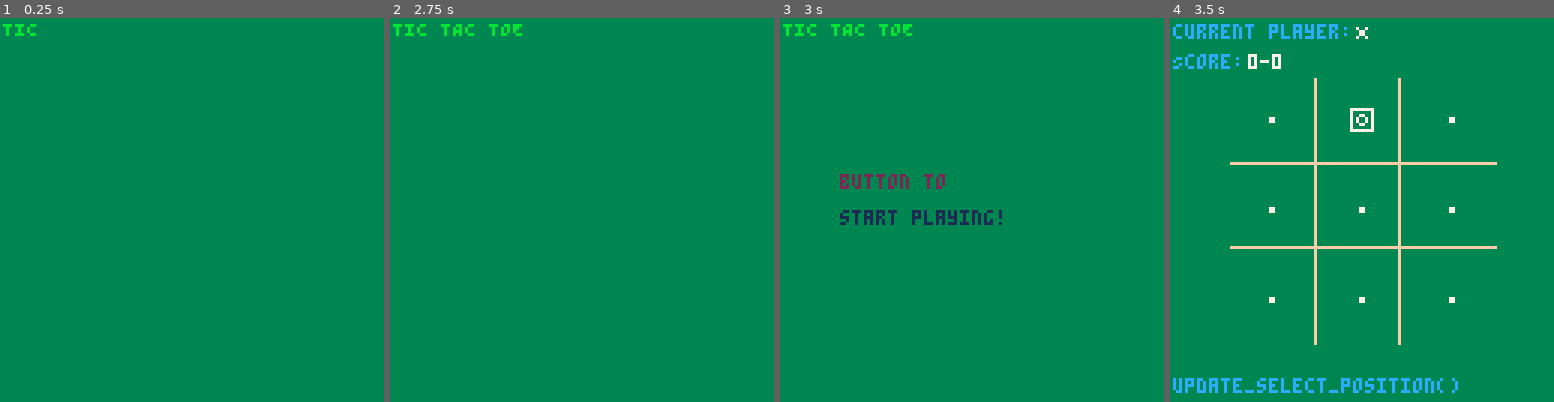
Above: before the commit, frames 1-4 (left to right).
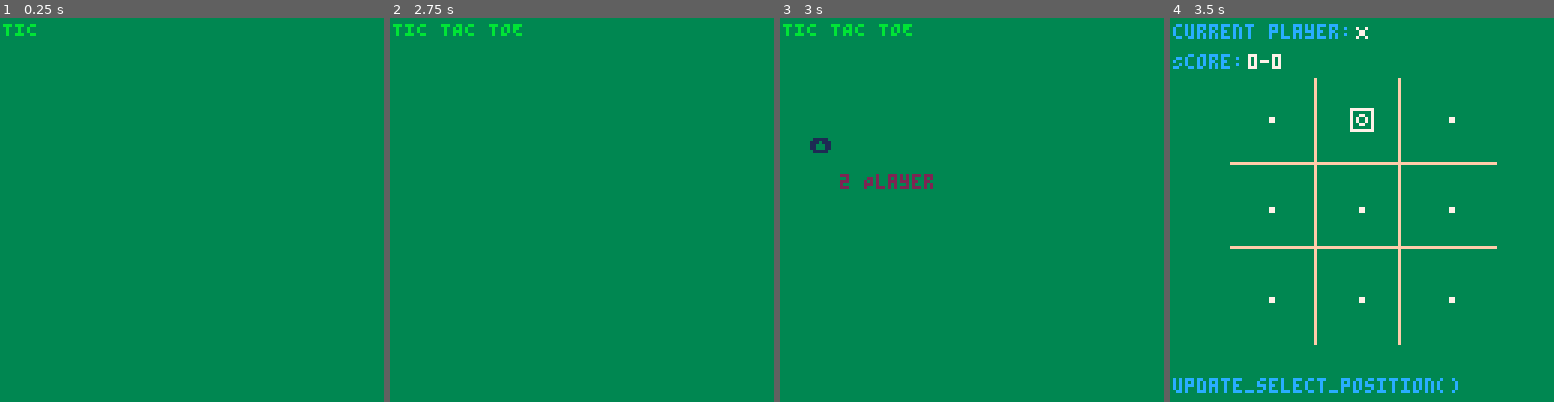
Above: after the commit, the same moments.

Repository: EmreMotan/TicTacToe
Game: PICO-8 cartridge tictactoe.p8
Two runs of this game, one before a commit and one after it. Both use one fixed random seed, a clock stepped at 60 frames per second and the inputs below.
Inputs:
- Up to frame 1 (0.25 s): no input
- Up to frame 2 (2.75 s): tap O (Z key) at 0.33, 0.7, 1.43, 2.22 s; tap X (X key) at 1.07, 2.07, 2.4, 2.73 s; hold Left 1.97-2.37 s; hold Down from 2.42 s (still down)
- Up to frame 3 (3 s): release Down at 2.82 s; hold Right from 2.87 s (still down)
- Up to frame 4 (3.5 s): keep holding Right; tap X (X key) at 3.07, 3.4 s; tap O (Z key) at 3.1 s

Frames 1-2 are identical in both runs. In frame 3, 1.3% of the frame differs, in the area x 7-58%, y 31-54%; in frame 4, nothing differs.

Commit message:
Added number of players selector on title screen

Diff:
--- a/tictactoe.p8
+++ b/tictactoe.p8
@@ -11,6 +11,7 @@
 -------------------------------------------------------------------------------
 -- Global Variables
 -------------------------------------------------------------------------------
+number_players = 1
 currentplayer = flr(rnd(1))
 gamewinner = -1 -- set to -1 when there is not yet a winner.
 grid = {[0] = 0,
@@ -204,14 +205,27 @@
   end
 
   if (is_title_drawn == true and timer_count >= timer_end) then
-    title_present_options = true
-  end
-
-  if  title_present_options == true then
-    r = 0
-    r = wait_for_any_input()
-
-    if r == 1 then global_state = state_init_match end
+    title_options_drawn = true
+
+    title_options_selection = 1
+  end
+
+  if  title_options_drawn == true then
+    -- if 'up' then y+1, if y>2 then y=0
+    if btnp(⬆️) then
+      number_players -= 1
+      if number_players < 1 then number_players = 2 end
+    end
+
+    -- if 'down' then y-1 % 3, if y<0 then y=2
+    if btnp(⬇️) then
+      number_players += 1
+      if number_players > 2 then number_players = 1 end
+    end
+
+    if btnp(4) or btnp(5) then -- O or X (https://pico-8.fandom.com/wiki/Btn)
+      global_state = state_init_match
+    end
   end
 end
 
@@ -304,7 +318,7 @@
     print('TIC', 1, 1, 11)
   end
 
-  if (title_present_options == true) then
+  if (title_options_drawn == true) then
     if (title_options_color == nil) then
       title_options_color = 1
       timer_count = 0
@@ -318,10 +332,12 @@
       -- end
       timer_count = 0
     end
-    print('Press any', 20, 40, title_options_color + 2)
-    print('button to', 20, 52, title_options_color + 1)
-    print('start playing!', 20, 64, title_options_color)
-
+
+    print('1 Player', 20, 40, title_options_color + 2)
+    print('2 Player', 20, 52, title_options_color + 1)
+
+    -- draw selection symbol
+    print('⬆️', 10, 40 + (number_players - 1) * 12, title_options_color)
   end
 end
 
